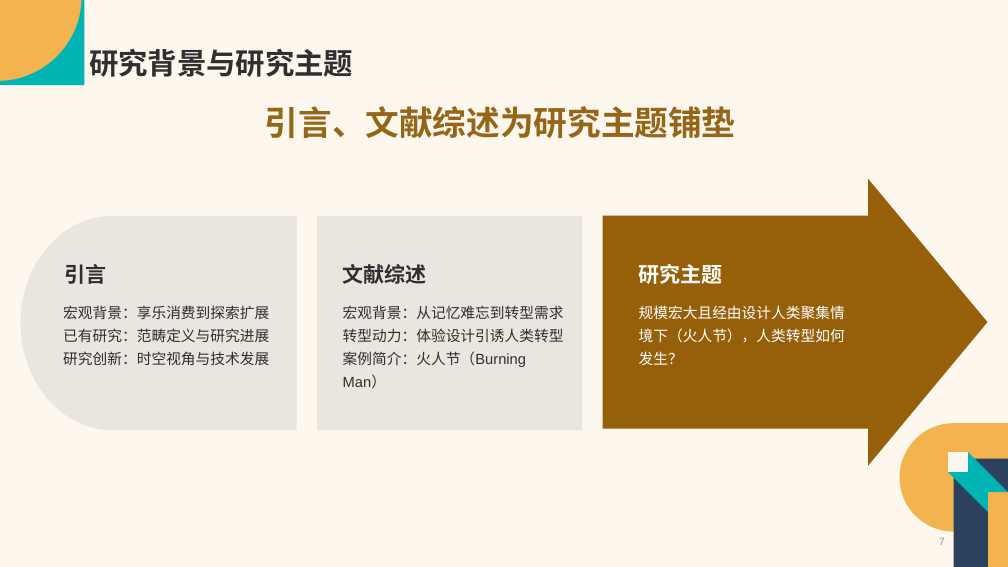
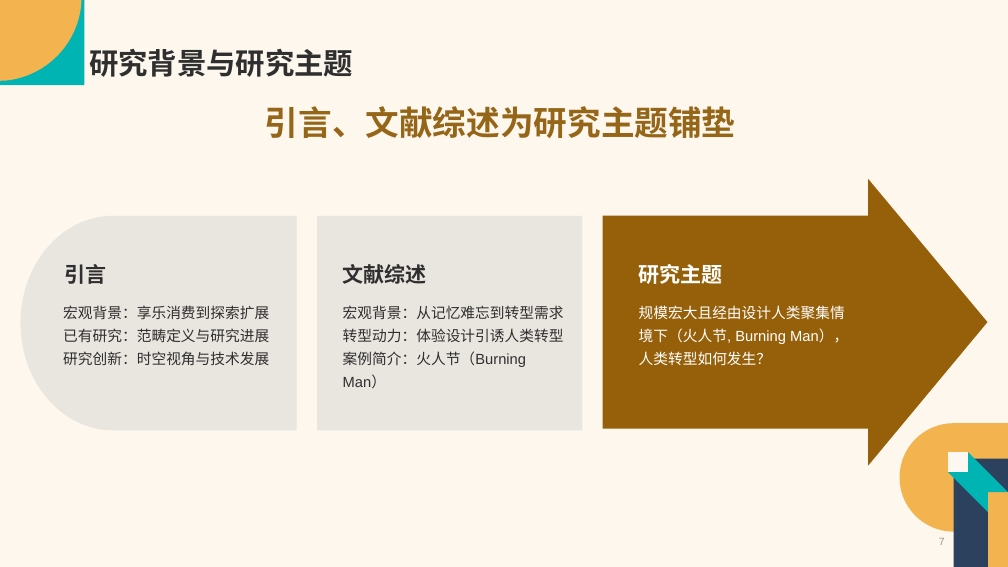
Before and after one commit to Vaelubo/Research, a slide deck: slide 7 of SSCI文章汇报-卢波.pptx. Drawn at 1008x567 pixels with LibreOffice and Linux fonts; fonts in the diff are those of the drawing. Boxes give left, top, right and bottom in pixels: in the first picture for what was removed or moved away, otherwise in the second. Text is boxed around its words. In the diff, an @@ line names an element or a change of style, - is before the commit and + after.

```diff
--- a/SSCI文章汇报-卢波.pptx
+++ b/SSCI文章汇报-卢波.pptx
@@ text at (639, 305, 848, 365): text changed @@
-规模宏大且经由设计人类聚集情境下（火人节），人类转型如何发生？
+规模宏大且经由设计人类聚集情境下（火人节, Burning Man），人类转型如何发生？
```
Also in this commit, not shown: 11 other slides changed, 3 slides added, 1 other file.
